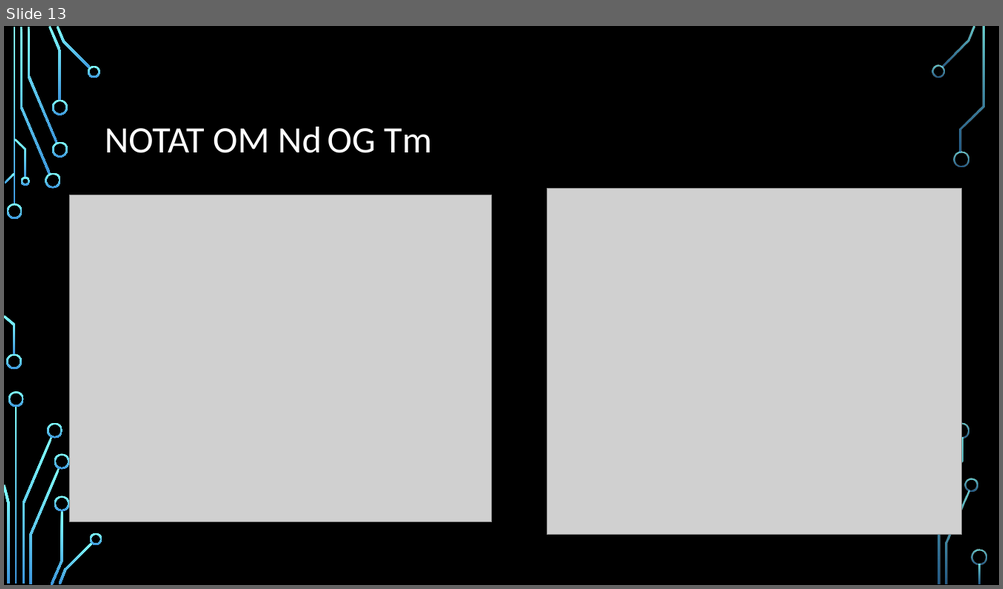
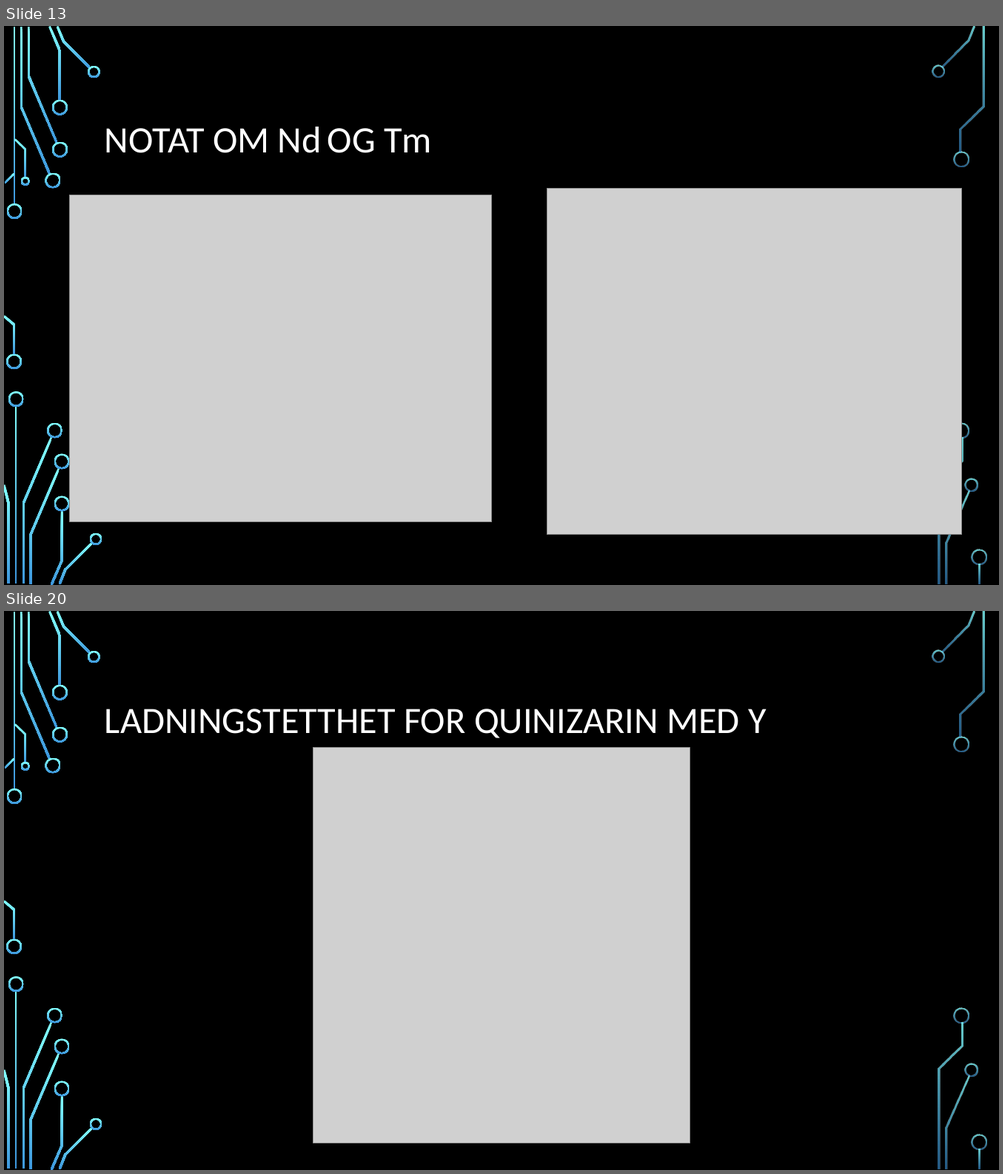
Before and after one commit to alexanjk/FYS-MENA4111-projectH20, a slide deck: Quinizarin som en organisk sensitizer I et tynnfilm.pptx. Shown one above the other, each under a label of ours: slide 13 before the commit, slides 13 and 20 after it; the slides between them are not shown. The pictures are 1003x589 and 1003x1174 pixels, drawn with LibreOffice and Linux fonts; fonts in the diff are those of the drawing; grey boxes stand for pictures; background and template pictures are left out. Boxes give left, top, right and bottom in pixels: in the first picture for what was removed or moved away, otherwise in the second. Text is boxed around its words. In the diff, an @@ line names an element or a change of style, - is before the commit and + after.

```diff
--- a/Quinizarin som en organisk sensitizer I et tynnfilm.pptx
+++ b/Quinizarin som en organisk sensitizer I et tynnfilm.pptx
@@ slide 20 added at <box>4,611,999,1170</box>, background picture (left out); not listed: 36 template elements that a slide beside it also shows @@
@@ title added at <box>105,709,766,738</box>, 36 pt, text #FFFFFF @@
+LADNINGSTETTHET FOR QUINIZARIN MED Y
@@ picture added at <box>313,748,690,1143</box> @@
```
Also in this commit, not shown: 1 slide changed, 7 other slides added, 1 slide removed.
